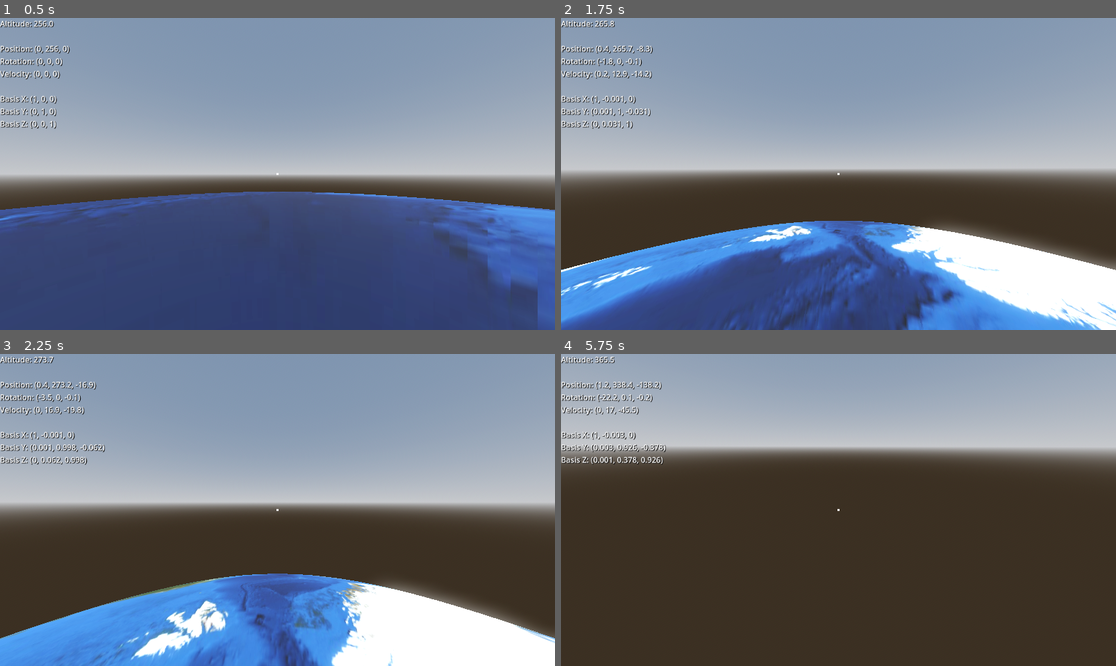
Above: before the commit, frames 1-4 (two rows, left to right).
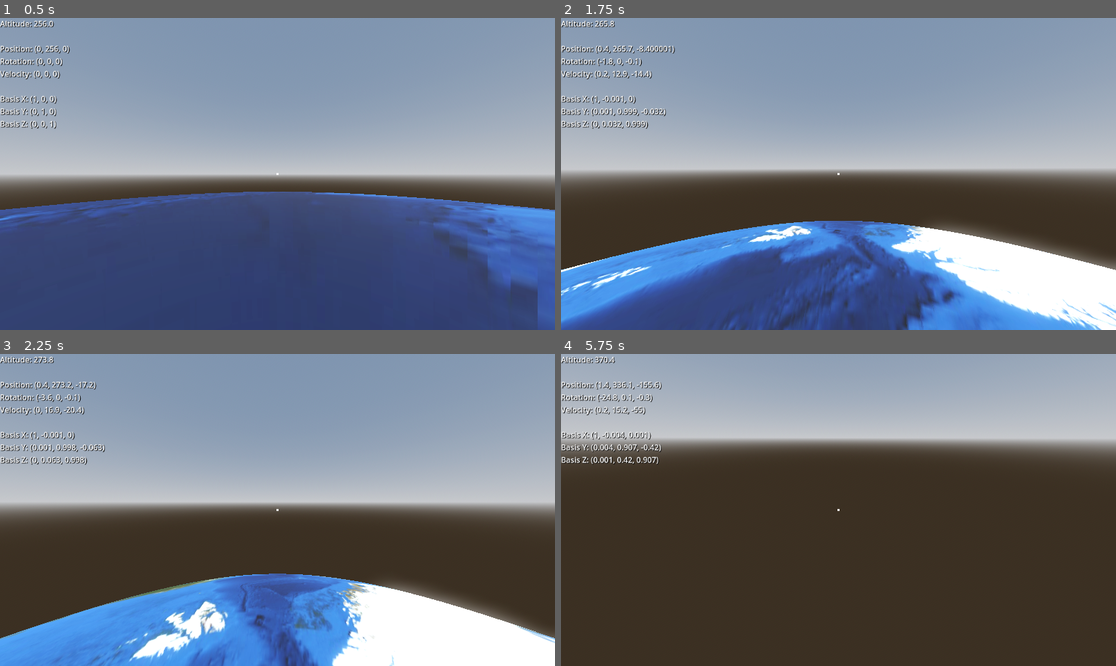
Above: after the commit, the same moments.

Repository: archiebaldry/planet-test
Game: Godot game, scene res://main.tscn
Two runs of this game, one before a commit and one after it. Both use one fixed random seed, a clock stepped at 60 frames per second and the inputs below.
Inputs (mouse positions are in pixels of both pictures, inside the frame that each line leads up to):
- Up to frame 1 (0.5 s): no input
- Up to frame 2 (1.75 s): tap Enter at 0.5 s; move the mouse to (866, 174) at 0.52 s; hold W (move_forward) from 0.53 s (still down); tap Space (jump) at 0.6, 0.77, 1.07, 1.35, 1.52 s; move the mouse to (810, 174) at 1.27 s
- Up to frame 3 (2.25 s): keep holding W (move_forward); tap Space (jump) at 1.82, 2.1 s; move the mouse to (288, 503) at 2.02 s
- Up to frame 4 (5.75 s): keep holding W (move_forward); move the mouse to (832, 516) at 2.77 s; tap Space (jump) at 2.85, 3.02, 3.32, 3.6, 3.77, 4.07, 4.35, 4.52, 4.82, 5.1 s; move the mouse to (877, 513) at 3.52 s; move the mouse to (794, 506) at 4.27 s; move the mouse to (844, 510) at 5.02 s

Frame 1 is identical in both runs. In frame 2, 0.5% of the frame differs, in the area x 0-100%, y 8-100%; in frame 3, 0.9%; in frame 4, 6.3%, in the area x 0-100%, y 0-36%.

Commit message:
Fix jump direction

Diff:
--- a/character.gd
+++ b/character.gd
@@ -34,7 +34,7 @@
 		apply_force(basis.x.rotated(gravity_up, camera_pivot.rotation.y) * SPEED * state.step)
 
 	if Input.is_action_just_pressed("jump"):
-		apply_impulse(Vector3.UP * JUMP, basis.y)
+		apply_impulse(basis.y * JUMP)
 
 func _process(_delta: float) -> void:
 	label.text = "Altitude: %.1f\n\nPosition: %s\nRotation: %s\nVelocity: %s\n\nBasis X: %s\nBasis Y: %s\nBasis Z: %s" % [
